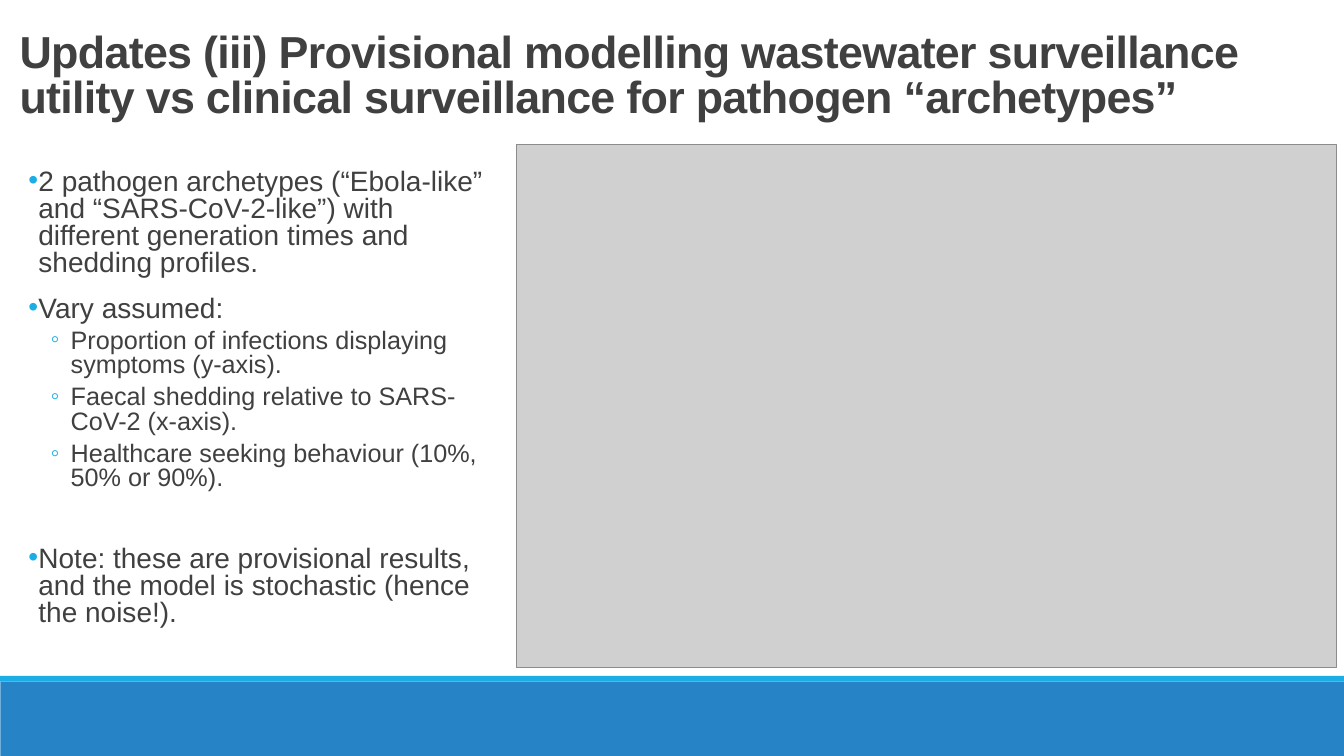
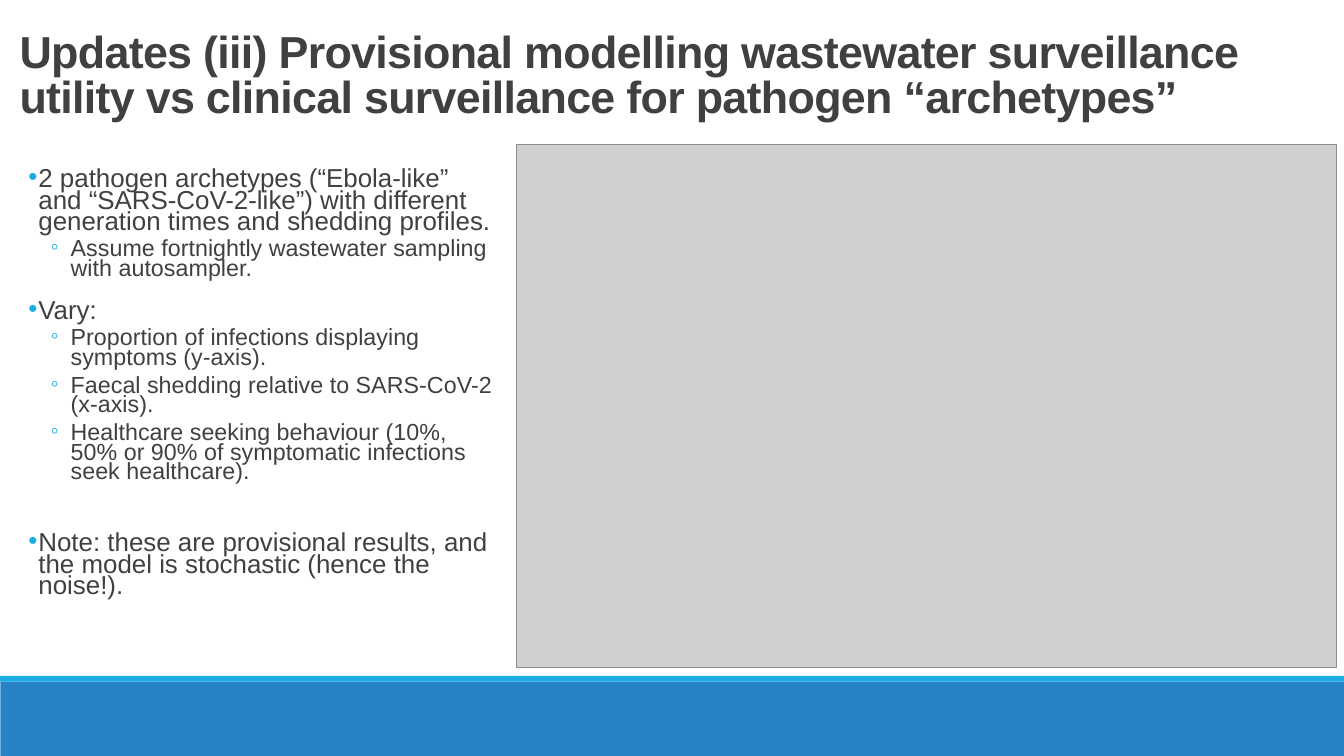
Before and after one commit to mrc-ide/wastewatchR, a slide deck: slide 8 of inst/presentations/CWhittaker_WASPP_YogKickoffModellingMeetingSlides_22ndJan25.pptx. Drawn at 1344x756 pixels with LibreOffice and Linux fonts; fonts in the diff are those of the drawing; grey boxes stand for pictures; background and template pictures are left out. Boxes give left, top, right and bottom in pixels: in the first picture for what was removed or moved away, otherwise in the second. Text is boxed around its words. In the diff, an @@ line names an element or a change of style, - is before the commit and + after.

```diff
--- a/inst/presentations/CWhittaker_WASPP_YogKickoffModellingMeetingSlides_22ndJan25.pptx
+++ b/inst/presentations/CWhittaker_WASPP_YogKickoffModellingMeetingSlides_22ndJan25.pptx
@@ text at [38,168,492,600]: size 20 to 18.5 pt in "2 pathogen archetypes (“Ebola-like” and “SARS-CoV-2-like”) w ...", "Note: these are provisional results, and the ..."; size 18 to 16.6 pt in "Proportion of infections displaying symptoms (y-axis).", "Faecal shedding relative to SARS-CoV-2 (x-axis)."; line spacing 0.8 to 0.7 @@
@@ text at [38,239,486,325]: text changed; size 20 to 16.6 pt @@
-• Vary assumed:
+  ◦ Assume fortnightly wastewater sampling with autosampler.
+• Vary:
@@ text at [71,423,465,484]: text changed; size 18 to 16.6 pt @@
-  ◦ Healthcare seeking behaviour (10%, 50% or 90%).
+  ◦ Healthcare seeking behaviour (10%, 50% or 90% of symptomatic infections seek healthcare).
```
Also in this commit, not shown: 2 other files.
